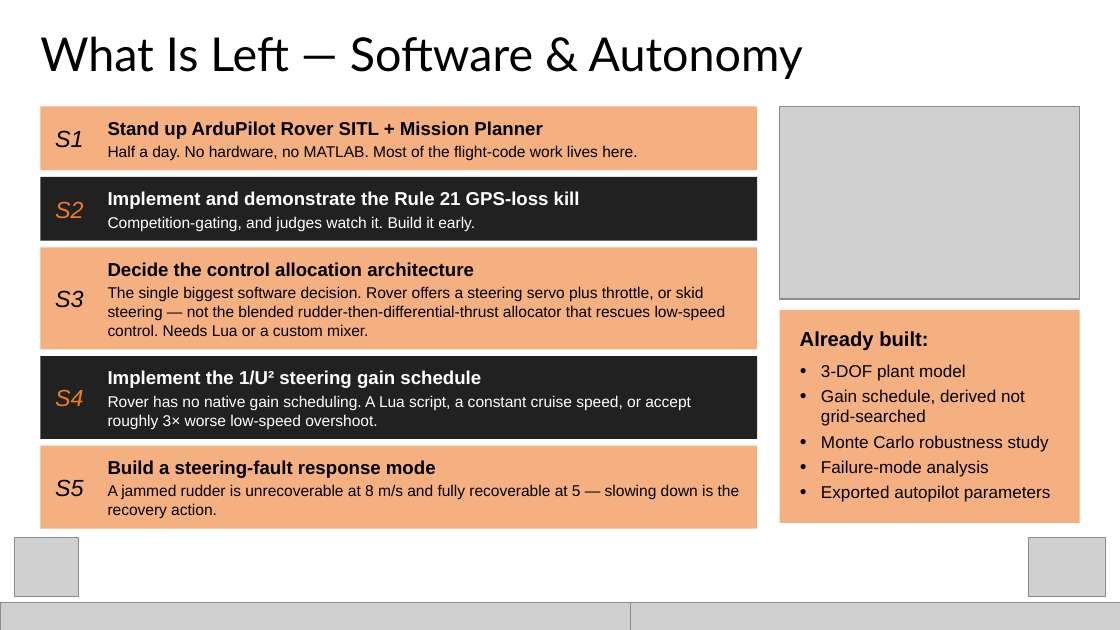
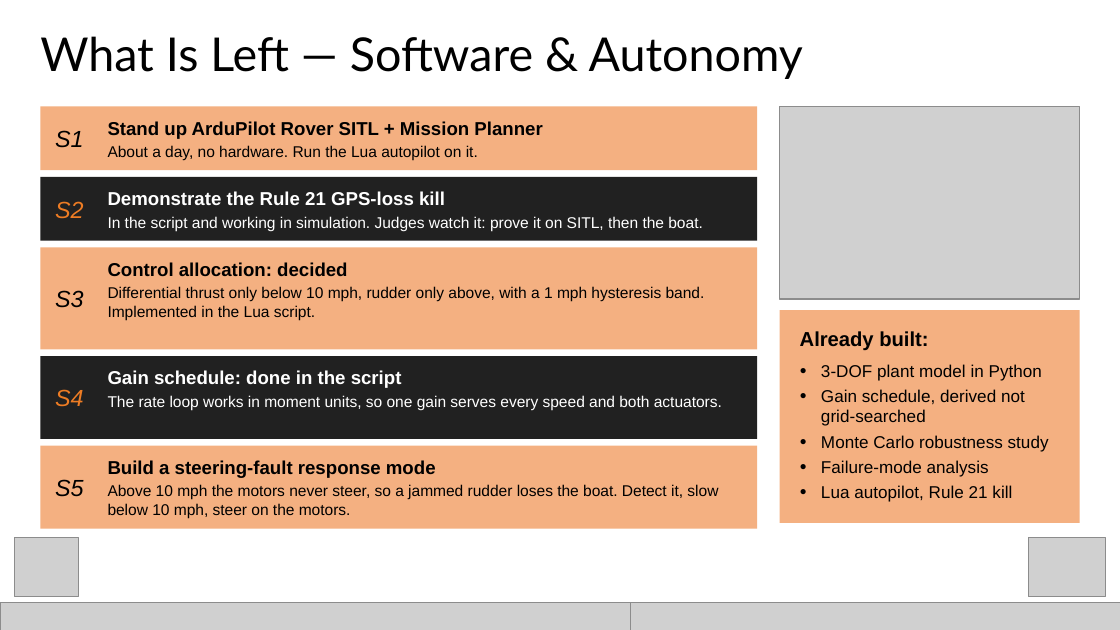
Before and after one commit to GrahamSmith2/Osprey, a slide deck: slide 11 of docs/Osprey_Status_and_Work_Remaining.pptx. Drawn at 1120x630 pixels with LibreOffice and Linux fonts; fonts in the diff are those of the drawing; grey boxes stand for pictures. Boxes give left, top, right and bottom in pixels: in the first picture for what was removed or moved away, otherwise in the second. Text is boxed around its words. In the diff, an @@ line names an element or a change of style, - is before the commit and + after.

```diff
--- a/docs/Osprey_Status_and_Work_Remaining.pptx
+++ b/docs/Osprey_Status_and_Work_Remaining.pptx
@@ text at bbox=[108, 145, 478, 161]: text changed @@
-Half a day. No hardware, no MATLAB. Most of the flight-code work lives here.
+About a day, no hardware. Run the Lua autopilot on it.
@@ text at bbox=[108, 191, 702, 231]: text changed @@
-Implement and demonstrate the Rule 21 GPS-loss kill
-Competition-gating, and judges watch it. Build it early.
+Demonstrate the Rule 21 GPS-loss kill
+In the script and working in simulation. Judges watch it: prove it on SITL, then the boat.
@@ text at bbox=[108, 262, 705, 320]: text changed @@
-Decide the control allocation architecture
-The single biggest software decision. Rover offers a steering servo plus throttle, or skid steering — not the blended rudder-then-differential-thrust allocator that rescues low-speed control. Needs Lua or a custom mixer.
+Control allocation: decided
+Differential thrust only below 10 mph, rudder only above, with a 1 mph hysteresis band. Implemented in the Lua script.
@@ text at bbox=[108, 370, 722, 410]: text changed @@
-Implement the 1/U² steering gain schedule
-Rover has no native gain scheduling. A Lua script, a constant cruise speed, or accept roughly 3× worse low-speed overshoot.
+Gain schedule: done in the script
+The rate loop works in moment units, so one gain serves every speed and both actuators.
@@ text at bbox=[821, 364, 1042, 381]: text changed @@
-● 3-DOF plant model
+● 3-DOF plant model in Python
@@ text at bbox=[108, 484, 718, 519]: text changed @@
-A jammed rudder is unrecoverable at 8 m/s and fully recoverable at 5 — slowing down is the recovery action.
+Above 10 mph the motors never steer, so a jammed rudder loses the boat. Detect it, slow below 10 mph, steer on the motors.
@@ text at bbox=[821, 485, 1012, 502]: text changed @@
-● Exported autopilot parameters
+● Lua autopilot, Rule 21 kill
```
Also in this commit, not shown: 5 other slides changed, 46 other files.
